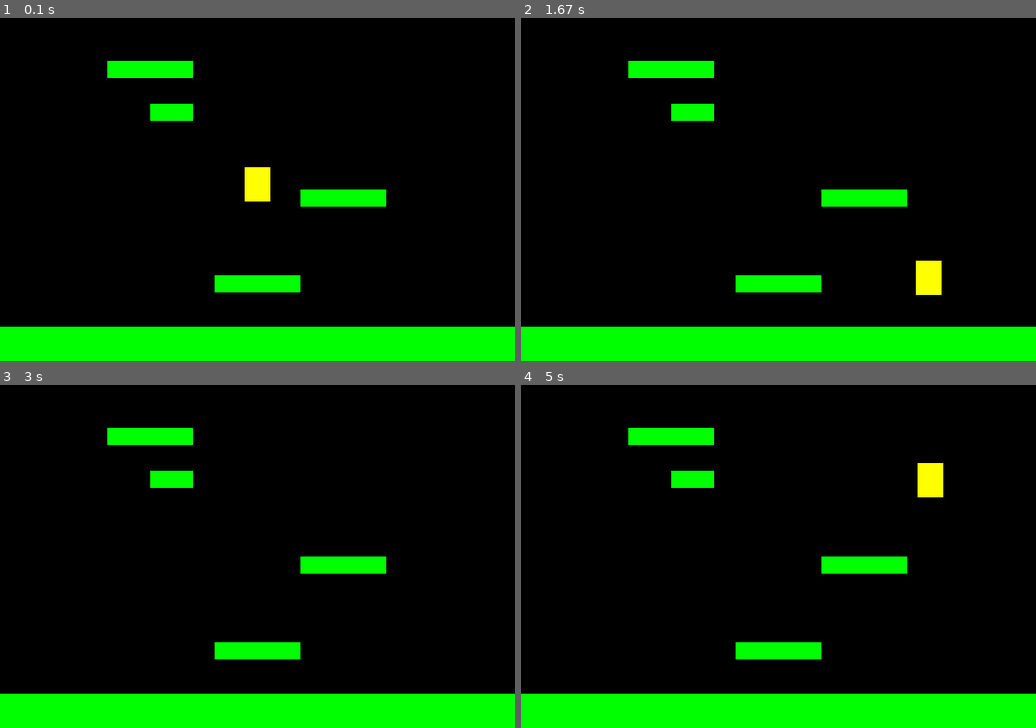
Above: before the commit, frames 1-4 (two rows, left to right).
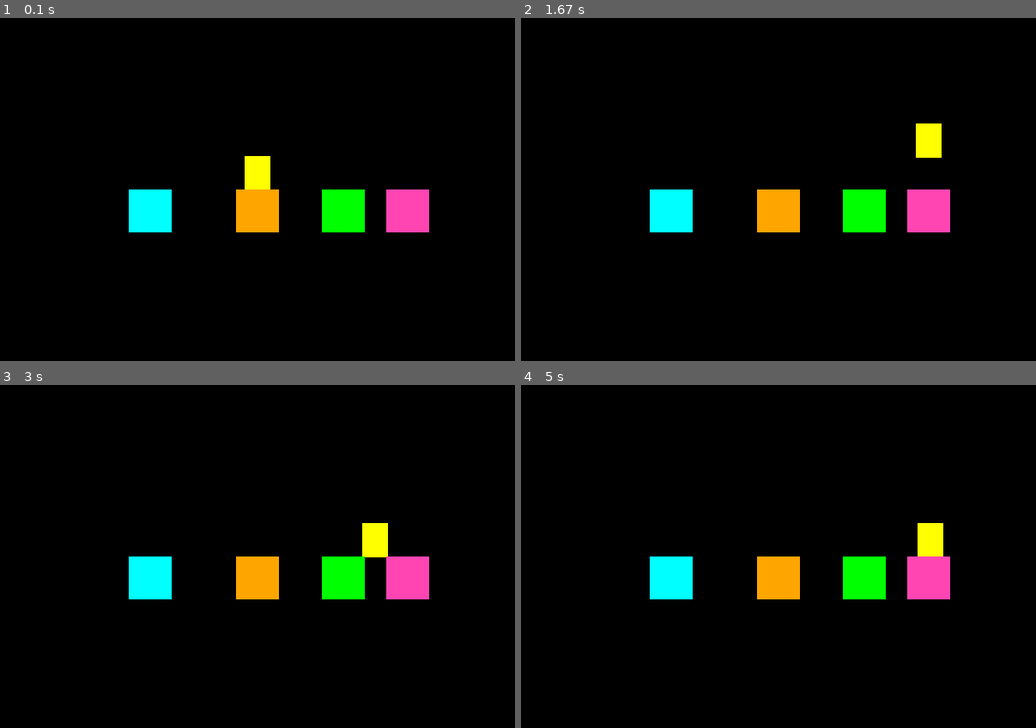
Above: after the commit, the same moments.

Repository: fischermoseley/HackMIT_StickyNoteAR
Game: pygame game, started from StickyAR/launch_game.py
The game is run twice, just before and just after one commit, with the same random seed, the same clock (stepped at 60 frames per second) and the same inputs.
Inputs:
- Up to frame 1 (0.1 s): no input
- Up to frame 2 (1.67 s): hold Right 0.33-0.8 s; hold Right 0.83-1.3 s; tap Space at 0.9, 1.2, 1.4 s; hold Left from 1.33 s (still down)
- Up to frame 3 (3 s): tap Space at 1.7, 1.97, 2.27, 2.4, 2.7 s; release Left at 1.87 s; hold Left 1.9-2.3 s; hold Right 2.33-2.97 s
- Up to frame 4 (5 s): hold Left 3-3.47 s; tap Space at 3.07, 3.37, 3.57, 3.87, 4.07, 4.37, 4.57, 4.87 s; hold Right 3.5-3.97 s; hold Right 4-4.47 s; hold Left from 4.5 s (still down)

The runs differ from the first frame. In frame 1, 16% of the frame differs, in the area x 0-100%, y 12-100%; in frame 2, 17%; in frame 3, 17%; in frame 4, 17%.

Commit message:
enable hard-coded importing of platform data

Diff:
--- a/StickyAR/StickyJump.py
+++ b/StickyAR/StickyJump.py
@@ -3,16 +3,41 @@
 from settings import *
 from sprites import *
 
-DEFAULT_CV = [(100,100,50,50,"b")]
+DEFAULT_CV = [(150,200,50,50,"blue"), (275,200,50,50,"orange"), (375,200,50,50,"green"), (450,200,50,50,"pink")]
 class StickyJump:
-    def __init__(self, cv_data = DEFAULT_CV):
+    def __init__(self, cv_data):
+        if cv_data is None:
+            self.cv_data = DEFAULT_CV
+        else:
+            self.cv_ddata = cv_data
+
         # initialize game window, etc
         pg.init()
         pg.mixer.init()
         self.screen = pg.display.set_mode((WIDTH, HEIGHT))
+        self.platform_list = []
         pg.display.set_caption(TITLE)
         self.clock = pg.time.Clock()
         self.running = True
+
+    def read_cv_data(self):
+        print(self.cv_data)
+        for sticky in self.cv_data:
+            plat = sticky[:-1]
+            print("PLAT")
+            print(*plat)
+
+            sticky_color = sticky[-1]
+            if sticky_color == "green":
+                p = WinSticky(*plat)
+            elif sticky_color == "blue":
+                p = WalkSticky(*plat)
+            elif sticky_color == "pink":
+                p = DieSticky(*plat)
+            elif sticky_color == "orange":
+                p = SpawnSticky(*plat)
+            self.all_sprites.add(p)
+            self.platforms.add(p)
 
     def new(self):
         # start a new game
@@ -20,10 +45,11 @@
         self.platforms = pg.sprite.Group()
         self.player = Player(self)
         self.all_sprites.add(self.player)
-        for plat in PLATFORM_LIST:
-            p = Platform(*plat)
-            self.all_sprites.add(p)
-            self.platforms.add(p)
+        self.read_cv_data()
+        # for plat in PLATFORM_LIST:
+        #     p = Platform(*plat)
+        #     self.all_sprites.add(p)
+        #     self.platforms.add(p)
         self.run()
 
     def run(self):
--- a/StickyAR/launch_game.py
+++ b/StickyAR/launch_game.py
@@ -1,5 +1,8 @@
 from StickyJump import *
-def launch_game(cv_data = None):
+from settings import *
+from sprites import *
+
+def launch_game(cv_data=None):
     print("launching game")
     g = StickyJump(cv_data)
     g.show_start_screen()
--- a/StickyAR/settings.py
+++ b/StickyAR/settings.py
@@ -21,8 +21,16 @@
 BLACK = (0, 0, 0)
 RED = (255, 0, 0)
 GREEN = (0, 255, 0)
-BLUE = (0, 255, 255) #Cyan
+BLUE = (0, 255, 255)
 YELLOW = (255, 255, 0)
 LIGHTBLUE = (0, 155, 155)
 PINK = (255, 69, 178)
-ORANGE = (256, 165, 0)
+ORANGE = (255, 165, 0)
+
+# color_dict = {
+#     "blue": WalkSticky(Platform),
+#     "orange": SpawnSticky(Platform),
+#     "pink": DieSticky(Platform),
+#     "pink": PINK,
+#     "orange": ORANGE
+# }
--- a/StickyAR/sprites.py
+++ b/StickyAR/sprites.py
@@ -55,20 +55,20 @@
 
 class WalkSticky(Platform):
     def __init__(self, x, y, w, h):
-        super()
+        Platform.__init__(self, x, y, w, h)
         self.image.fill(BLUE)
 
 class SpawnSticky(Platform):
     def __init__(self, x, y, w, h):
-        super()
+        Platform.__init__(self, x, y, w, h)
         self.image.fill(ORANGE)
 
 class DieSticky(Platform):
     def __init__(self, x, y, w, h):
-        super()
+        Platform.__init__(self, x, y, w, h)
         self.image.fill(PINK)
 
 class WinSticky(Platform):
     def __init__(self, x, y, w, h):
-        super()
+        Platform.__init__(self, x, y, w, h)
         self.image.fill(GREEN)
